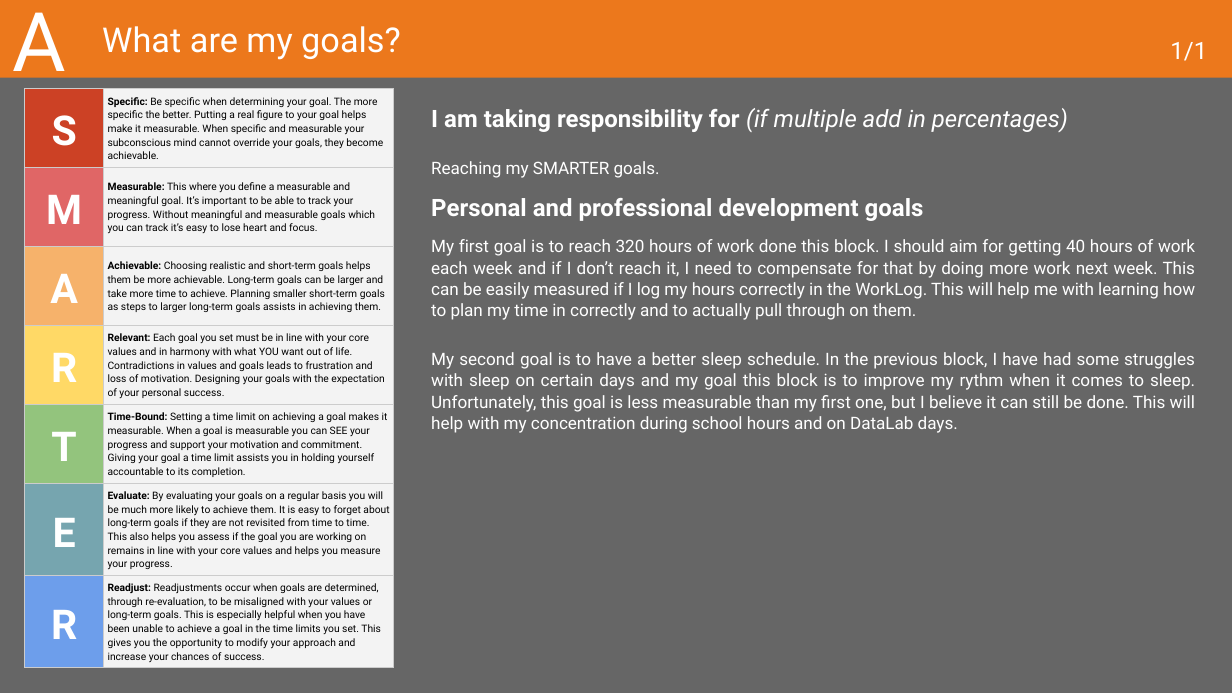
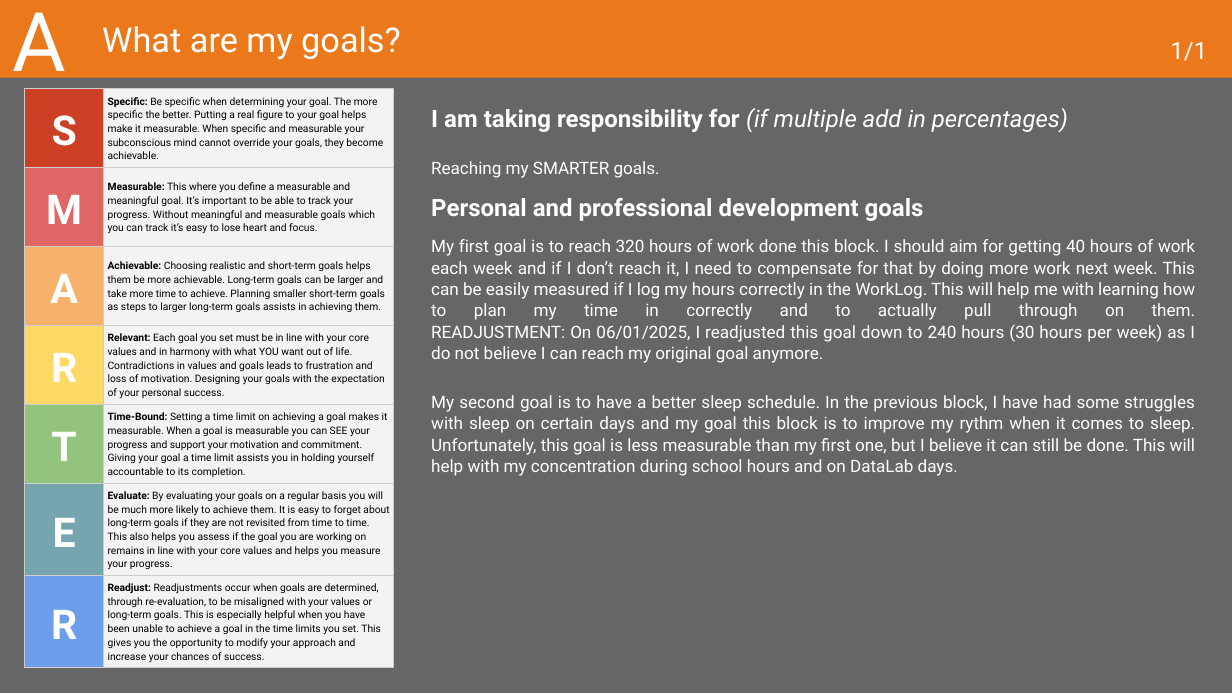
Before and after one commit to MaksBurchard240894/HFG7, a slide deck: slide 7 of Deliverables/Learning Log - Y1B-2024-25_ADSAI.pptx. Drawn at 1232x693 pixels with LibreOffice and Linux fonts; fonts in the diff are those of the drawing. Boxes give left, top, right and bottom in pixels: in the first picture for what was removed or moved away, otherwise in the second. Text is boxed around its words. In the diff, an @@ line names an element or a change of style, - is before the commit and + after.

```diff
--- a/Deliverables/Learning Log - Y1B-2024-25_ADSAI.pptx
+++ b/Deliverables/Learning Log - Y1B-2024-25_ADSAI.pptx
@@ text at (431,239,1196,363): text changed @@
-My first goal is to reach 320 hours of work done this block. I should aim for getting 40 hours of work each week and if I don’t reach it, I need to compensate for that by doing more work next week. This can be easily measured if I log my hours correctly in the WorkLog. This will help me with learning how to plan my time in correctly and to actually pull through on them.
+My first goal is to reach 320 hours of work done this block. I should aim for getting 40 hours of work each week and if I don’t reach it, I need to compensate for that by doing more work next week. This can be easily measured if I log my hours correctly in the WorkLog. This will help me with learning how to plan my time in correctly and to actually pull through on them.
+READJUSTMENT: On 06/01/2025, I readjusted this goal down to 240 hours (30 hours per week) as I do not believe I can reach my original goal anymore.
```
Also in this commit, not shown: 3 other slides changed, 3 other files.
